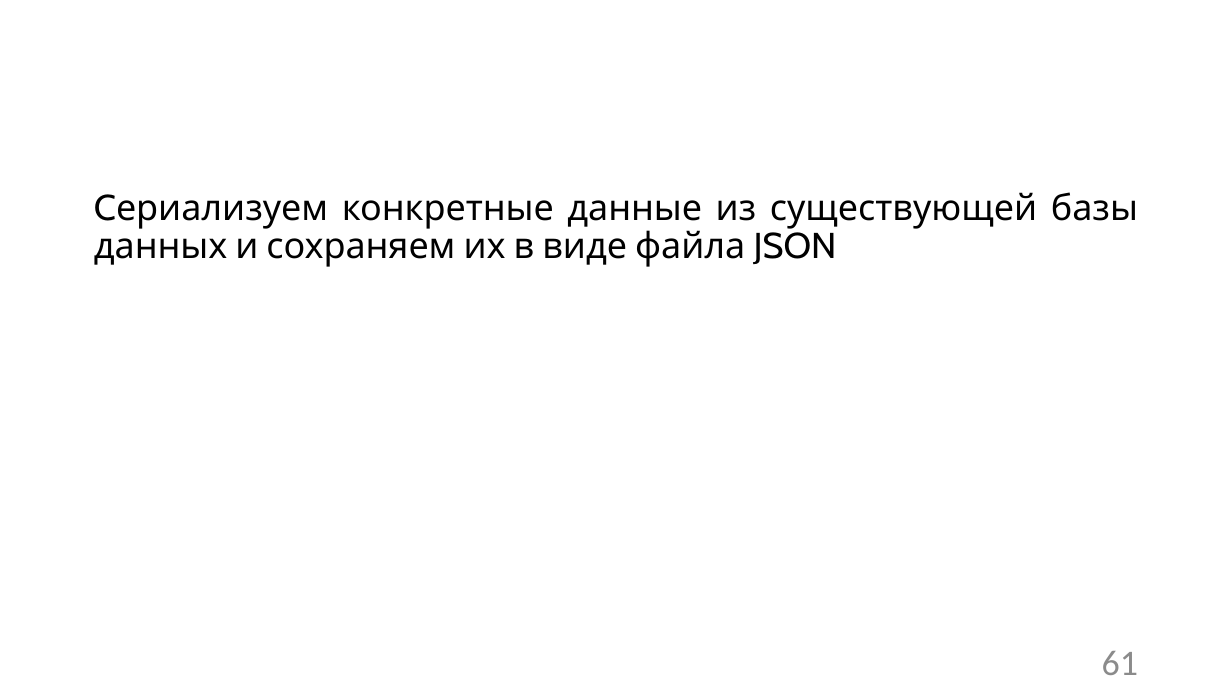
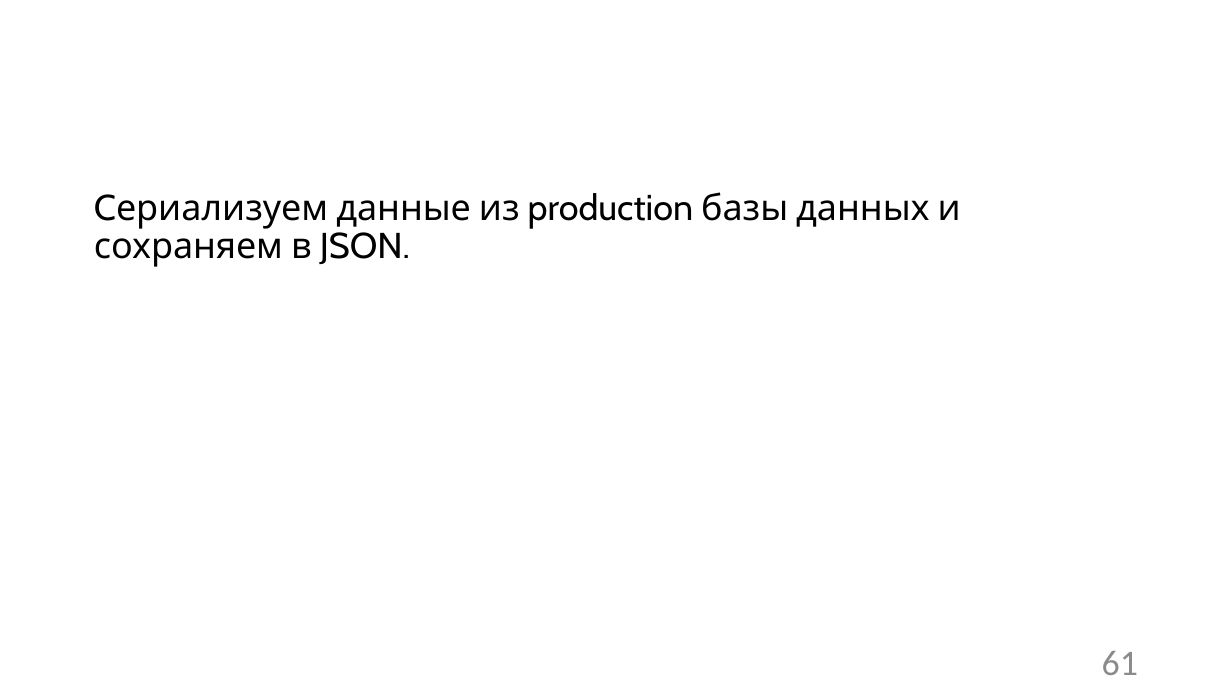
Before and after one commit to Sa1Gur/DbTest.Containers, a slide deck: slide 61 of DbaseTesting.pptx. Drawn at 1232x693 pixels with LibreOffice and Linux fonts; fonts in the diff are those of the drawing; background and template pictures are left out. Boxes give left, top, right and bottom in pixels: in the first picture for what was removed or moved away, otherwise in the second. Text is boxed around its words. In the diff, an @@ line names an element or a change of style, - is before the commit and + after.

```diff
--- a/DbaseTesting.pptx
+++ b/DbaseTesting.pptx
@@ text at [94, 192, 961, 267]: text changed @@
-Cериализуем конкретные данные из существующей базы данных и сохраняем их в виде файла JSON
+Cериализуем данные из production базы данных и сохраняем в JSON.
```
Also in this commit, not shown: 10 other slides changed, 1 slide added, 1 slide removed, 4 other files.
